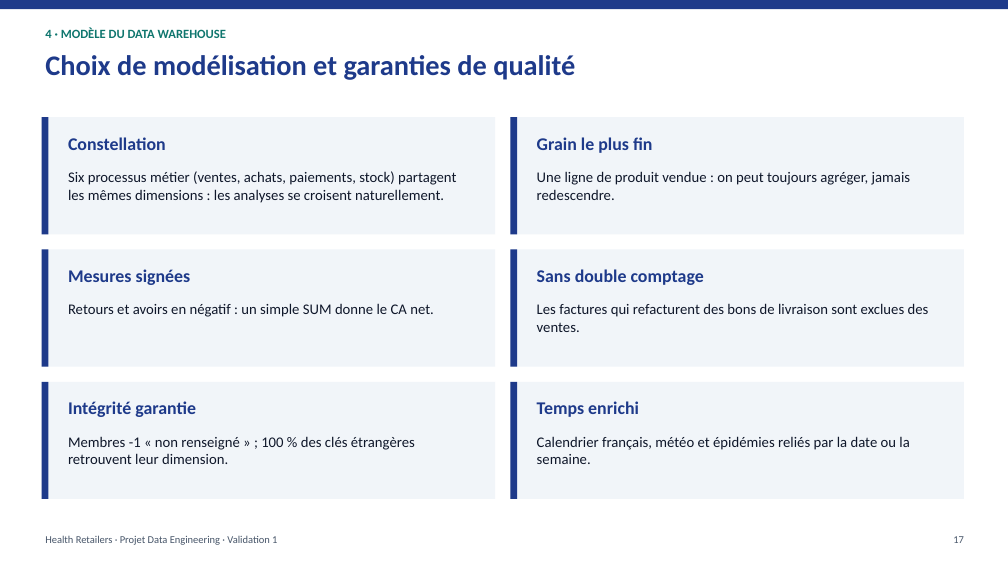
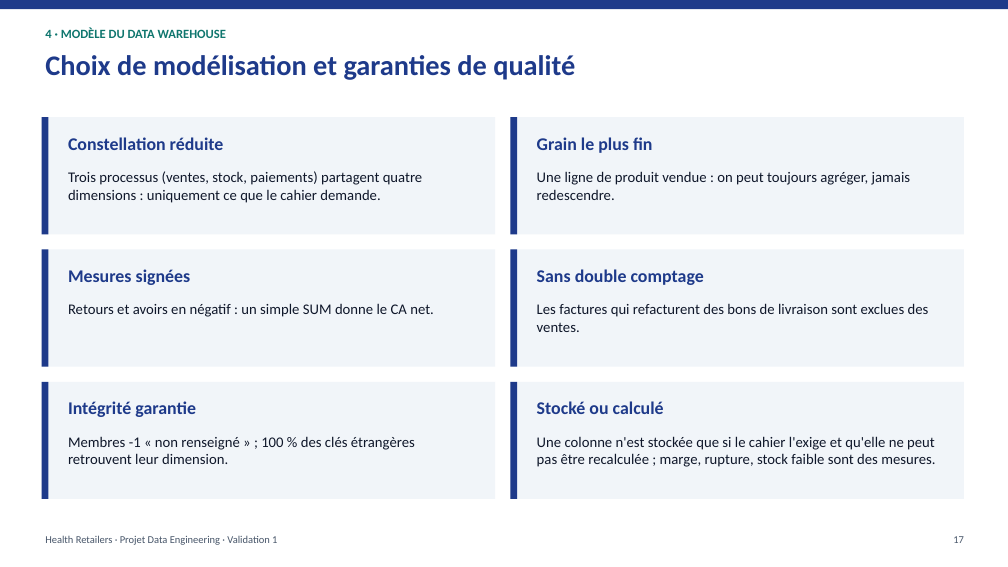
Before and after one commit to Youssef-ben-ali/DataWarehouseProject_3AI4, a slide deck: slide 17 of Presentation_Validation1_HealthRetailers.pptx. Drawn at 1008x567 pixels with LibreOffice and Linux fonts; fonts in the diff are those of the drawing. Boxes give left, top, right and bottom in pixels: in the first picture for what was removed or moved away, otherwise in the second. Text is boxed around its words. In the diff, an @@ line names an element or a change of style, - is before the commit and + after.

```diff
--- a/Presentation_Validation1_HealthRetailers.pptx
+++ b/Presentation_Validation1_HealthRetailers.pptx
@@ text at (x1=68, y1=137, x2=224, y2=150): text changed @@
-Constellation
+Constellation réduite
@@ text at (x1=68, y1=171, x2=423, y2=203): text changed @@
-Six processus métier (ventes, achats, paiements, stock) partagent les mêmes dimensions : les analyses se croisent naturellement.
+Trois processus (ventes, stock, paiements) partagent quatre dimensions : uniquement ce que le cahier demande.
@@ text at (x1=537, y1=401, x2=664, y2=414): text changed @@
-Temps enrichi
+Stocké ou calculé
@@ text at (x1=537, y1=436, x2=935, y2=467): text changed @@
-Calendrier français, météo et épidémies reliés par la date ou la semaine.
+Une colonne n'est stockée que si le cahier l'exige et qu'elle ne peut pas être recalculée ; marge, rupture, stock faible sont des mesures.
```
Also in this commit, not shown: 15 other slides changed, 1 other file.
